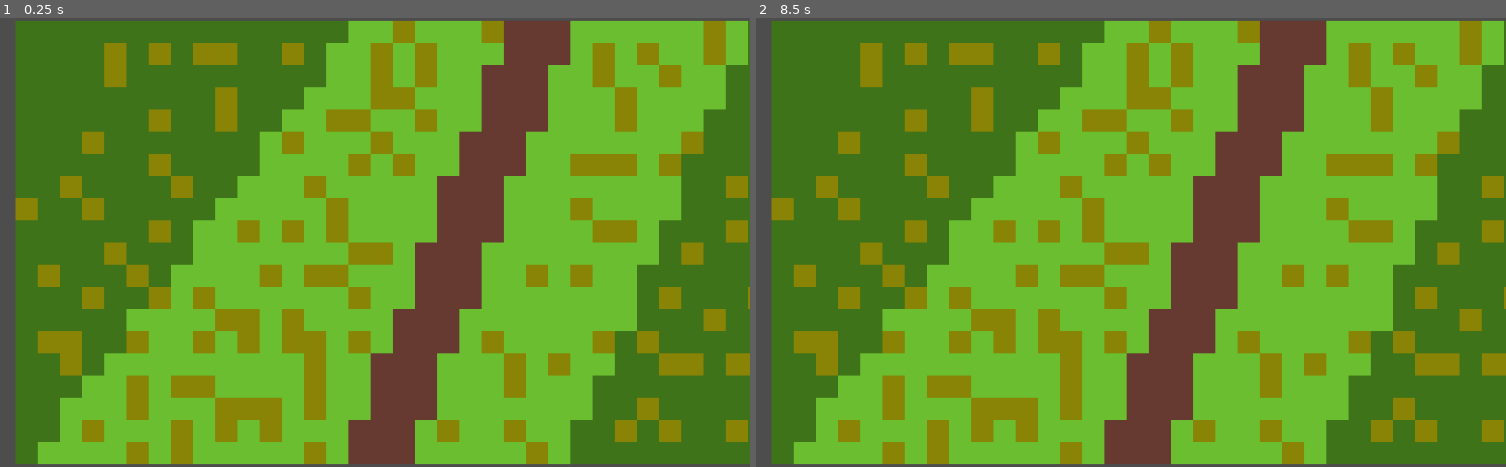
Above: before the commit, frames 1-2 (left to right).
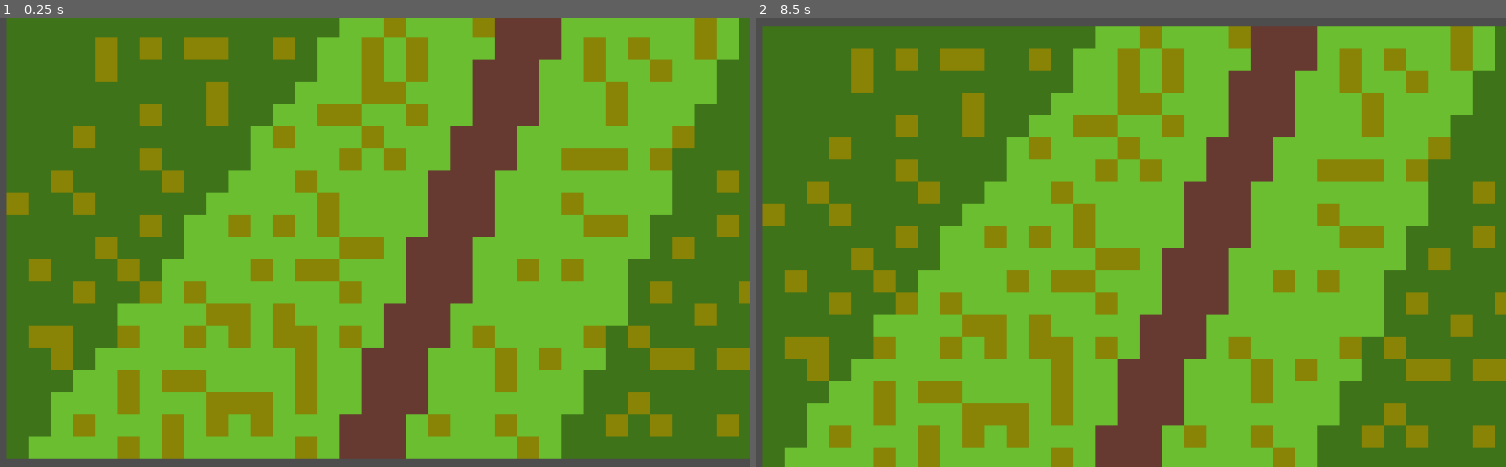
Above: after the commit, the same moments.

Repository: zznyjidi/2024-hackclub-gamejam
Game: Godot game, scene res://main.tscn
Same seed, same stepped clock (60 frames per second), same inputs: the game is played once before the commit and once after it.
Inputs:
- Up to frame 1 (0.25 s): no input
- Up to frame 2 (8.5 s): tap Enter at 0.5, 2, 3.5 s; hold D (Player_Move_RIGHT, bound only after the commit) 0.53-1.28 s; tap Space at 1.25, 2.75, 4.25 s; hold S (Player_Move_DOWN, bound only after the commit) 1.28-2.03 s; hold D (Player_Move_RIGHT, bound only after the commit) 2.03-2.78 s; hold W (Player_Move_UP, bound only after the commit) 2.78-3.53 s; hold A (Player_Move_LEFT, bound only after the commit) 3.53-5.03 s; hold S (Player_Move_DOWN, bound only after the commit) 5.03-5.78 s; hold D (Player_Move_RIGHT, bound only after the commit) 5.78-6.53 s; hold W (Player_Move_UP, bound only after the commit) 6.53-7.28 s; hold D (Player_Move_RIGHT, bound only after the commit) 7.28-8.03 s; hold S (Player_Move_DOWN, bound only after the commit) from 8.03 s (still down)

The runs differ from the first frame. In frame 1, 25% of the frame differs, in the area x 0-100%, y 0-100%; in frame 2, 24%.

Commit message:
Add Movement

Diff:
--- a/assets/maps-tile.tres
+++ b/assets/maps-tile.tres
@@ -8,6 +8,7 @@
 0:0/0 = 0
 0:0/0/physics_layer_0/polygon_0/points = PackedVector2Array(-16, -16, 16, -16, 16, 16, -16, 16)
 1:0/0 = 0
+1:0/0/physics_layer_0/polygon_0/points = PackedVector2Array(-16, -16, 16, -16, 16, 16, -16, 16)
 2:0/0 = 0
 3:0/0 = 0
 0:1/0 = 0
--- a/project.godot
+++ b/project.godot
@@ -14,7 +14,10 @@
 run/main_scene="res://main.tscn"
 config/features=PackedStringArray("4.3", "Forward Plus")
 config/icon="res://icon.svg"
-"<<<<<<<HEAD[input]Player_Move_UP"={
+
+[input]
+
+Player_Move_UP={
 "deadzone": 0.5,
 "events": [Object(InputEventKey,"resource_local_to_scene":false,"resource_name":"","device":-1,"window_id":0,"alt_press …(192 unchanged characters)…
 ]
--- a/scripts/player.gd
+++ b/scripts/player.gd
@@ -2,7 +2,7 @@
 
 
 const SPEED = 300.0
-const JUMP_VELOCITY = -400.0
+const BLOCK_SIZE = 64
 
 
 func _physics_process(delta):
Not shown: 1 places in assets/maps-tile.tres that only renumber resources
Not shown, changed: raw-assets/grass6.png.import
Not shown: 1 places in scenes/map.tscn that only renumber resources
